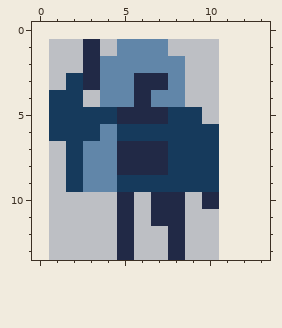
Pixel-art sprite -- assets/enemies/hero1/tile.png. That is the earlier state.
The file is 10x13 pixels. The old version is drawn lined up with the new one, on the new canvas.
The same view after the edit:
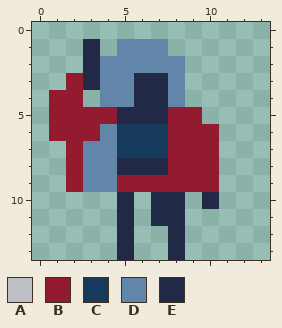
Palette (. is transparent): A #bdbfc4  B #921b30  C #163a5c  D #6186a9  E #212946
From the commit log: Update old sprites and added new enemies and alternate hero
The exact change:
canvas 10x13 -> 14x14, the old top-left corner now at 1,1
@@ x 0..13 @@
  0 ..............
- 1 .AAEADDDAAA...
- 2 .AAEDDDDDAA...
- 3 .ACEDDEEDAA...
- 4 .CCADDEDDAA...
- 5 .CCCCEEECCA...
- 6 .CCCDCCCCCC...
- 7 .ACDDEEECCC...
- 8 .ACDDEEECCC...
- 9 .ACDDCCCCCC...
-10 .AAAAEAEEAE...
-11 .AAAAEAEEAA...
-12 .AAAAEAAEAA...
-13 .AAAAEAAEAA...
+ 1 ...E.DDD......
+ 2 ...EDDDDD.....
+ 3 ..BEDDEED.....
+ 4 .BB.DDEED.....
+ 5 .BBBBEEEBB....
+ 6 .BBBDCCCBBB...
+ 7 ..BDDCCCBBB...
+ 8 ..BDDEEEBBB...
+ 9 ..BDDBBBBBB...
+10 .....E.EE.E...
+11 .....E.EE.....
+12 .....E..E.....
+13 .....E..E.....
